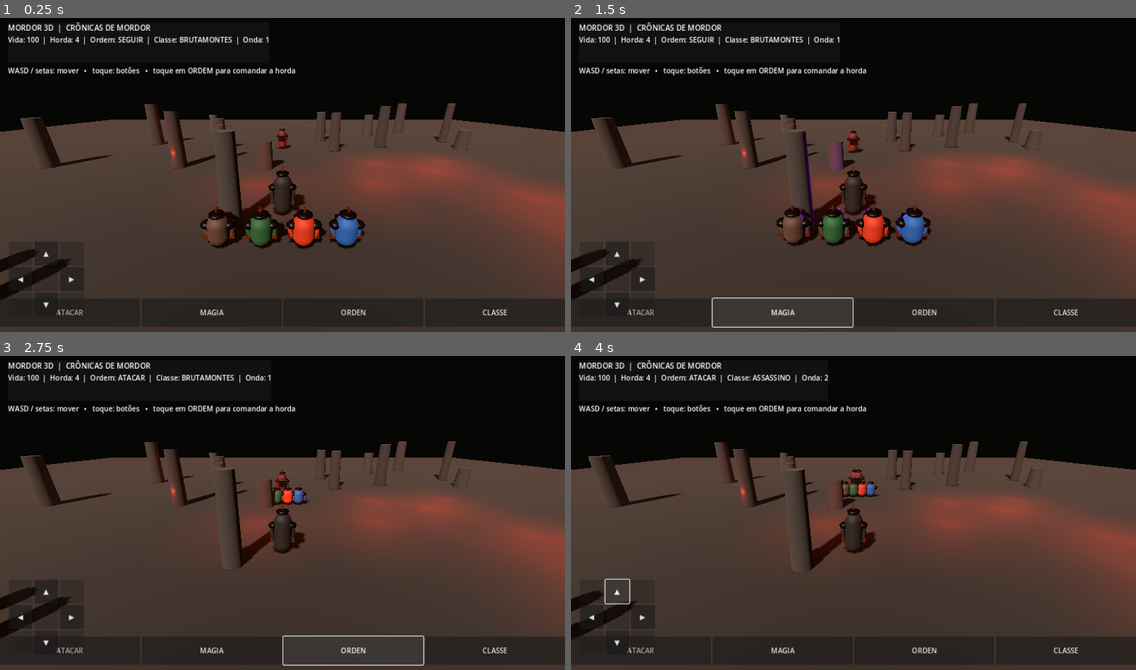
Above: before the commit, frames 1-4 (two rows, left to right).
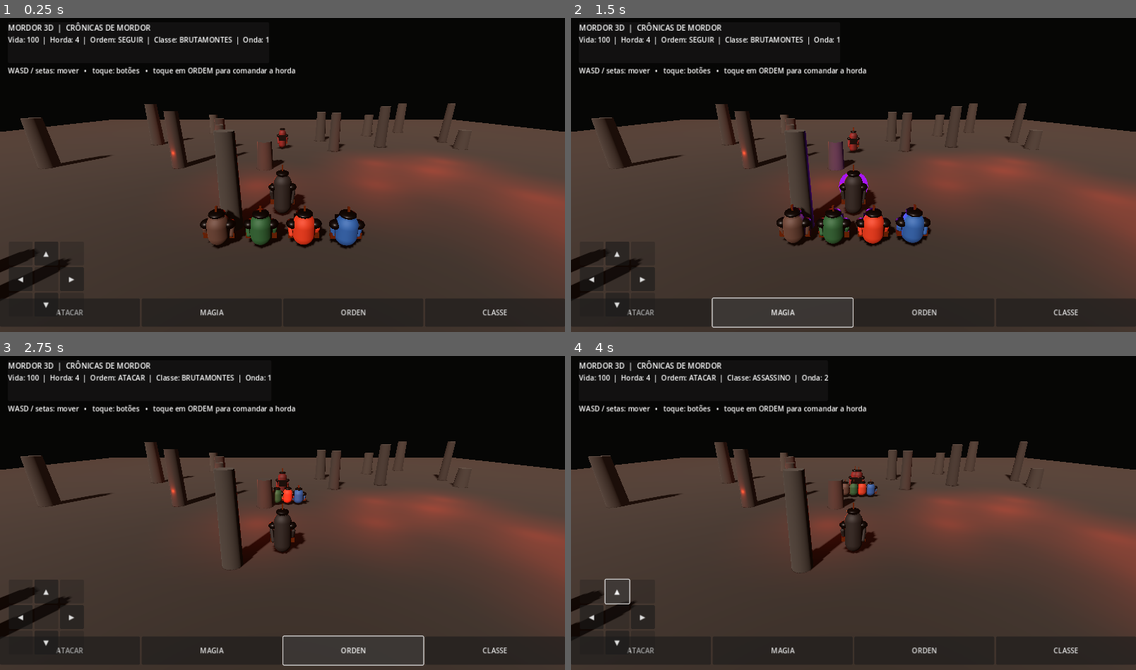
Above: after the commit, the same moments.

Repository: souzaleite24-ai/MordorTrolDeRubiAndroid
Game: Godot game, scene res://scenes/mordor_world.tscn
Same seed, same stepped clock (60 frames per second), same inputs: the game is played once before the commit and once after it.
Inputs:
- Up to frame 1 (0.25 s): no input
- Up to frame 2 (1.5 s): click "ATACAR" at 0.5 s; click "MAGIA" at 1.25 s
- Up to frame 3 (2.75 s): click "ORDEN" at 2 s
- Up to frame 4 (4 s): click "CLASSE" at 2.75 s; click "▲" at 3.5 s

The runs differ from the first frame. In frame 1, 0.3% of the frame differs, in the area x 35-65%, y 35-74%; in frame 2, 0.3%; in frame 3, less than 0.1%; in frame 4, less than 0.1%.

Commit message:
Add procedural combat animation and hit effects

Diff:
--- a/godot/scripts/mordor_world.gd
+++ b/godot/scripts/mordor_world.gd
@@ -18,6 +18,7 @@
 var player_health := 100.0
 var player_hit_cooldown := 0.0
 var wave := 1
+var anim_clock := 0.0
 
 func _ready() -> void:
 	_setup_input()
@@ -160,6 +161,7 @@
 		var arm_mesh := CapsuleMesh.new()
 		arm_mesh.radius = 0.105
 		arm_mesh.height = height * 0.38
+		arm.name = "Arm_L" if side < 0.0 else "Arm_R"
 		arm.mesh = arm_mesh
 		arm.position = Vector3(side * 0.48, height * 0.43, -0.015)
 		arm.rotation.z = side * -0.12
@@ -169,6 +171,7 @@
 		var bracer := MeshInstance3D.new()
 		var bracer_mesh := BoxMesh.new()
 		bracer_mesh.size = Vector3(0.19, 0.25, 0.2)
+		bracer.name = "Bracer_L" if side < 0.0 else "Bracer_R"
 		bracer.mesh = bracer_mesh
 		bracer.position = Vector3(side * 0.49, height * 0.31, -0.02)
 		bracer.material_override = trim
@@ -325,18 +328,56 @@
 				_create_enemy(at + Vector3(randf_range(-5, 5), 0, randf_range(-7, -3)))
 		_update_status()
 
+func _spawn_combat_flash(at: Vector3, tint: Color, radius: float) -> void:
+	var flash := MeshInstance3D.new()
+	var mesh := SphereMesh.new()
+	mesh.radius = 0.22
+	mesh.height = 0.44
+	flash.mesh = mesh
+	var glow := StandardMaterial3D.new()
+	glow.shading_mode = BaseMaterial3D.SHADING_MODE_UNSHADED
+	glow.albedo_color = tint
+	glow.emission_enabled = true
+	glow.emission = tint
+	glow.emission_energy_multiplier = 2.8
+	flash.material_override = glow
+	flash.position = at
+	add_child(flash)
+	var tween := create_tween()
+	tween.set_parallel(true)
+	tween.tween_property(flash, "scale", Vector3.ONE * radius, 0.24)
+	tween.tween_property(flash, "transparency", 1.0, 0.24)
+	tween.chain().tween_callback(flash.queue_free)
+
+func _animate_actor(actor: Node3D, delta: float, speed: float, phase: float) -> void:
+	if not is_instance_valid(actor):
+		return
+	var moving := speed > 0.15
+	var stride := sin(anim_clock * (10.0 if moving else 2.0) + phase)
+	actor.position.y = 0.045 * absf(stride) if moving else 0.025 * sin(anim_clock * 2.0 + phase)
+	var left_arm := actor.get_node_or_null("Arm_L") as Node3D
+	var right_arm := actor.get_node_or_null("Arm_R") as Node3D
+	if left_arm:
+		left_arm.rotation.x = stride * 0.42
+	if right_arm:
+		right_arm.rotation.x = -stride * 0.42
+
 func _attack() -> void:
 	if attack_cooldown > 0.0:
 		return
 	attack_cooldown = 0.55
+	_spawn_combat_flash(player.global_position + player.global_basis * Vector3(0, 1.1, -1.35), Color(1.0, 0.58, 0.16), 2.8)
 	for enemy in enemies:
 		if is_instance_valid(enemy) and player.global_position.distance_to(enemy.global_position) < 4.0:
+			_spawn_combat_flash(enemy.global_position + Vector3(0, 1.0, 0), Color(1.0, 0.25, 0.08), 1.7)
 			_damage_enemy(enemy, 42.0)
 			break
 
 func _cast_spell() -> void:
+	_spawn_combat_flash(player.global_position + Vector3(0, 1.0, -1.0), Color(0.55, 0.08, 0.95), 4.2)
 	for enemy in enemies.duplicate():
 		if is_instance_valid(enemy) and player.global_position.distance_to(enemy.global_position) < 12.0:
+			_spawn_combat_flash(enemy.global_position + Vector3(0, 1.0, 0), Color(0.62, 0.12, 1.0), 2.2)
 			_damage_enemy(enemy, 65.0)
 	var flash := OmniLight3D.new()
 	flash.position = player.position + Vector3(0, 1.2, -2)
@@ -366,6 +407,7 @@
 				"ASSASSINO": damage = 20.0
 				"PIROMANTE": damage = 24.0
 				"XAMA": damage = 10.0
+			_spawn_combat_flash(target_enemy.global_position + Vector3(0, 1.0, 0), MINION_COLORS[kind], 1.35)
 			_damage_enemy(target_enemy, damage)
 			timer = 0.9 if kind != "ASSASSINO" else 0.55
 		minion.set_meta("attack_timer", timer)
@@ -383,6 +425,7 @@
 			enemy.look_at(Vector3(player.global_position.x, enemy.global_position.y, player.global_position.z), Vector3.UP)
 		elif player_hit_cooldown <= 0.0:
 			player_health = maxf(0.0, player_health - 8.0)
+			_spawn_combat_flash(player.global_position + Vector3(0, 1.0, 0), Color(0.9, 0.03, 0.02), 1.4)
 			player_hit_cooldown = 1.0
 			_update_status()
 
@@ -391,6 +434,7 @@
 		status_label.text = "Vida: %d  |  Horda: %d  |  Ordem: %s  |  Classe: %s  |  Onda: %d" % [int(player_health), minions.size(), selected_order, selected_class, wave]
 
 func _physics_process(delta: float) -> void:
+	anim_clock += delta
 	attack_cooldown = maxf(0.0, attack_cooldown - delta)
 	var input := Input.get_vector("ui_left", "ui_right", "ui_up", "ui_down")
 	var direction := Vector3(input.x, 0, input.y)
@@ -403,6 +447,7 @@
 	else:
 		player.velocity.y = 0.0
 	player.move_and_slide()
+	_animate_actor(player.get_child(0) as Node3D, delta, direction.length(), 0.0)
 	camera.global_position = camera.global_position.lerp(player.global_position + Vector3(0, 5.2, 9), 5.0 * delta)
 	camera.look_at(player.global_position + Vector3(0, 1, -3), Vector3.UP)
 	_update_enemy_ai(delta)
@@ -412,4 +457,10 @@
 		var target := player.global_position + Vector3((i - 1.5) * 1.5, 0, 2.2)
 		if selected_order == "ATACAR" and not enemies.is_empty():
 			target = enemies[0].global_position + Vector3((i - 1.5) * 0.8, 0, 1.5)
+		var old_position := minion.global_position
 		minion.global_position = minion.global_position.lerp(target, 2.8 * delta)
+		var minion_speed := old_position.distance_to(minion.global_position) / maxf(delta, 0.001)
+		_animate_actor(minion, delta, minion_speed, float(i) * 1.3)
+	for enemy in enemies:
+		if is_instance_valid(enemy):
+			_animate_actor(enemy, delta, 1.0, 2.0)
